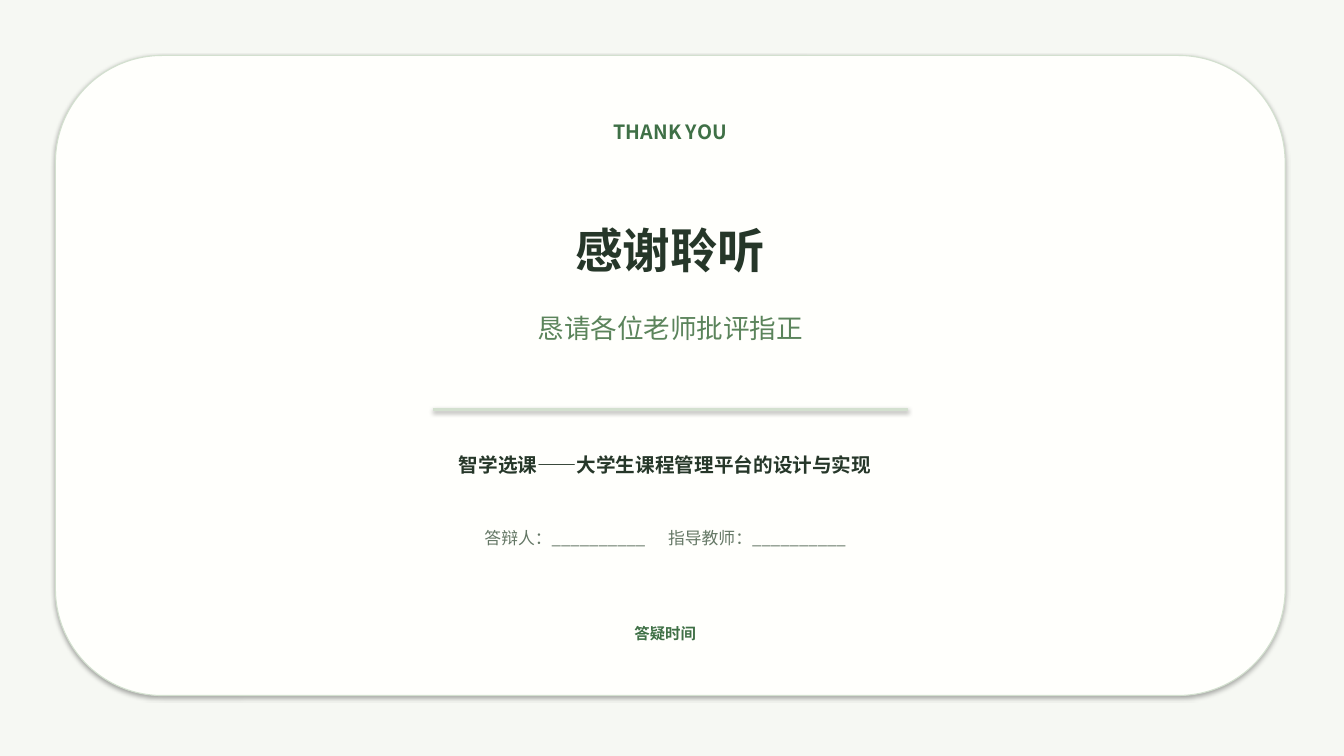
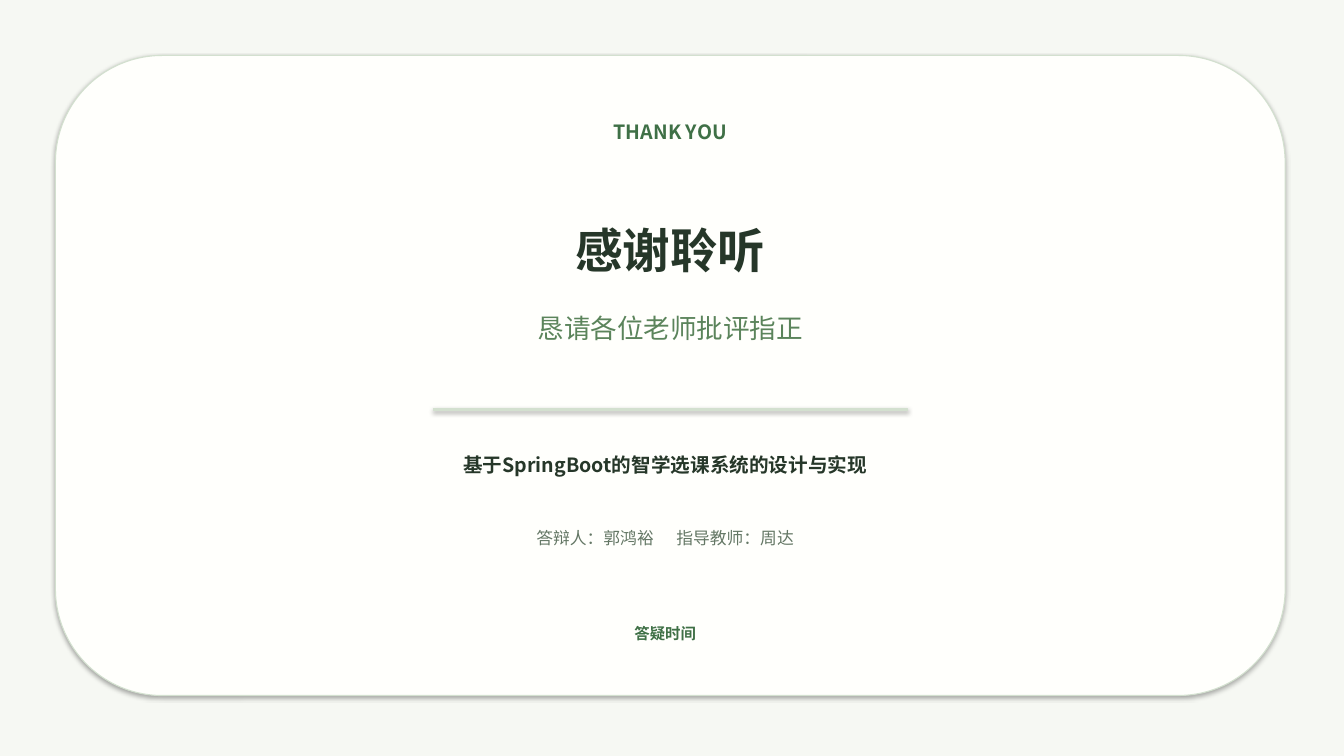
Before and after one commit to ghy366/--zhixue, a slide deck: slide 20 of docs/智学选课_开题答辩_浅色森林绿主题.pptx (slide 19 before the commit). Drawn at 1344x756 pixels with LibreOffice and Linux fonts; fonts in the diff are those of the drawing. Boxes give left, top, right and bottom in pixels: in the first picture for what was removed or moved away, otherwise in the second. Text is boxed around its words. In the diff, an @@ line names an element or a change of style, - is before the commit and + after.

Commit message:
docs: 开题答辩PPT更新 —— 标题统一、答辩人信息、创新点扩充至9个(拆两页)

```diff
--- a/docs/智学选课_开题答辩_浅色森林绿主题.pptx
+++ b/docs/智学选课_开题答辩_浅色森林绿主题.pptx
@@ text at [463, 455, 867, 477]: text changed @@
-智学选课——大学生课程管理平台的设计与实现
+基于SpringBoot的智学选课系统的设计与实现
@@ text at [536, 530, 793, 546]: text changed @@
-答辩人：__________ 指导教师：__________
+答辩人：郭鸿裕 指导教师：周达
```
Also in this commit, not shown: 9 other slides changed, 1 slide added.
